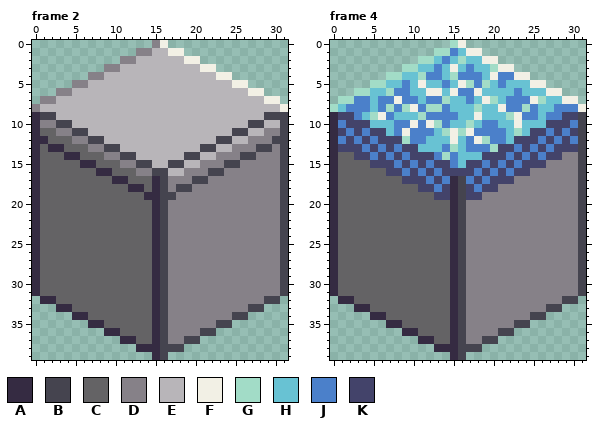
Two states of a pixel-art file, layer2/rendering/assets/iso/tiles.aseprite. This is how it looked before the edit.
32x40 pixels, 4 frames. Shown: frame 2, frame 4.
Palette (. is transparent): A #352b42  B #45444f  C #646365  D #868188  E #b8b5b9  F #f2f0e5  G #a2dcc7  H #68c2d3  J #4b80ca  K #43436a
Pixels before, frame 2, first column x 0:
 0 ...............DF...............
 1 .............DDEEFF.............
 2 ...........DDEEEEEEFF...........
 3 .........DDEEEEEEEEEEFF.........
 4 .......DDEEEEEEEEEEEEEEFF.......
 5 .....DDEEEEEEEEEEEEEEEEEEFF.....
 6 ...DDEEEEEEEEEEEEEEEEEEEEEEFF...
 7 .DDEEEEEEEEEEEEEEEEEEEEEEEEEEFF.
 8 DEEEEEEEEEEEEEEEEEEEEEEEEEEEEEEF
 9 ABBEEEEEEEEEEEEEEEEEEEEEEEEEEBBB
10 ADDBBEEEEEEEEEEEEEEEEEEEEEEBBEEB
11 ACCDDBBEEEEEEEEEEEEEEEEEEBBEEDDB
12 AACCCDDBBEEEEEEEEEEEEEEBBEEDDDBB
13 ACAACCCDDBBEEEEEEEEEEBBEEDDDBBDB
14 ACCCAACCCDDBBEEEEEEBBEEDDDBBDDDB
15 ACCCCCAACCCDDBBEEBBEEDDDBBDDDDDB
16 ACCCCCCCAACCCDDBBEEDDDBBDDDDDDDB
17 ACCCCCCCCCAACCCABDDDBBDDDDDDDDDB
18 ACCCCCCCCCCCAACABDBBDDDDDDDDDDDB
19 ACCCCCCCCCCCCCAABBDDDDDDDDDDDDDB
20 ACCCCCCCCCCCCCCABDDDDDDDDDDDDDDB
21 ACCCCCCCCCCCCCCABDDDDDDDDDDDDDDB
22 ACCCCCCCCCCCCCCABDDDDDDDDDDDDDDB
23 ACCCCCCCCCCCCCCABDDDDDDDDDDDDDDB
24 ACCCCCCCCCCCCCCABDDDDDDDDDDDDDDB
25 ACCCCCCCCCCCCCCABDDDDDDDDDDDDDDB
26 ACCCCCCCCCCCCCCABDDDDDDDDDDDDDDB
27 ACCCCCCCCCCCCCCABDDDDDDDDDDDDDDB
28 ACCCCCCCCCCCCCCABDDDDDDDDDDDDDDB
29 ACCCCCCCCCCCCCCABDDDDDDDDDDDDDDB
30 ACCCCCCCCCCCCCCABDDDDDDDDDDDDDDB
31 ACCCCCCCCCCCCCCABDDDDDDDDDDDDDDB
32 .AACCCCCCCCCCCCABDDDDDDDDDDDDBB.
33 ...AACCCCCCCCCCABDDDDDDDDDDBB...
34 .....AACCCCCCCCABDDDDDDDDBB.....
35 .......AACCCCCCABDDDDDDBB.......
36 .........AACCCCABDDDDBB.........
37 ...........AACCABDDBB...........
38 .............AAABBB.............
39 ...............AB...............
Pixels before, frame 4, first column x 0:
 0 ...............GF...............
 1 .............GGJHFF.............
 2 ...........GGHJHGHHFF...........
 3 .........GGHHJHFHJHHGFF.........
 4 .......GGHHGJJHGJJJHFJJFF.......
 5 .....GGHHJHFHHJHFGJGHJHHHFF.....
 6 ...GGHHGJJHHFFHFJJFHHHHJHHHFF...
 7 .GGJJHJJFJJHJJGHHJHFGHJJJFGHHFF.
 8 GHJJJHJGJGFJGGJHHHGHHFJJGJHHJJJF
 9 AKKJHGFJHHHGJJJJHHFHHHGFJJHJJKKB
10 AJKKKHHHJJFJFGJHHGHJJHHFHHHKKKJB
11 AKJKJKKHJFJJJHGFGFJJJJHGHKKJKJKB
12 AJKJKJKKKGJJHHHFHJFGJJHKKKJKJKJB
13 AKKKJKJKJKKHHHJGHJJJGKKJKJKJKKKB
14 ACCKKJKJKJKKKJGJHHHKKKJKJKJKKDDB
15 ACCCCKKKJKJKJKKJHKKJKJKJKKKDDDDB
16 ACCCCCCKKJKJKJKKKKJKJKJKKDDDDDDB
17 ACCCCCCCCKKKJKJABJKJKKKDDDDDDDDB
18 ACCCCCCCCCCKKJKABKJKKDDDDDDDDDDB
19 ACCCCCCCCCCCCKKABKKDDDDDDDDDDDDB
20 ACCCCCCCCCCCCCCABDDDDDDDDDDDDDDB
21 ACCCCCCCCCCCCCCABDDDDDDDDDDDDDDB
22 ACCCCCCCCCCCCCCABDDDDDDDDDDDDDDB
23 ACCCCCCCCCCCCCCABDDDDDDDDDDDDDDB
24 ACCCCCCCCCCCCCCABDDDDDDDDDDDDDDB
25 ACCCCCCCCCCCCCCABDDDDDDDDDDDDDDB
26 ACCCCCCCCCCCCCCABDDDDDDDDDDDDDDB
27 ACCCCCCCCCCCCCCABDDDDDDDDDDDDDDB
28 ACCCCCCCCCCCCCCABDDDDDDDDDDDDDDB
29 ACCCCCCCCCCCCCCABDDDDDDDDDDDDDDB
30 ACCCCCCCCCCCCCCABDDDDDDDDDDDDDDB
31 ACCCCCCCCCCCCCCABDDDDDDDDDDDDDDB
32 .AACCCCCCCCCCCCABDDDDDDDDDDDDBB.
33 ...AACCCCCCCCCCABDDDDDDDDDDBB...
34 .....AACCCCCCCCABDDDDDDDDBB.....
35 .......AACCCCCCABDDDDDDBB.......
36 .........AACCCCABDDDDBB.........
37 ...........AACCABDDBB...........
38 .............AAABBB.............
39 ...............AB...............
The result:
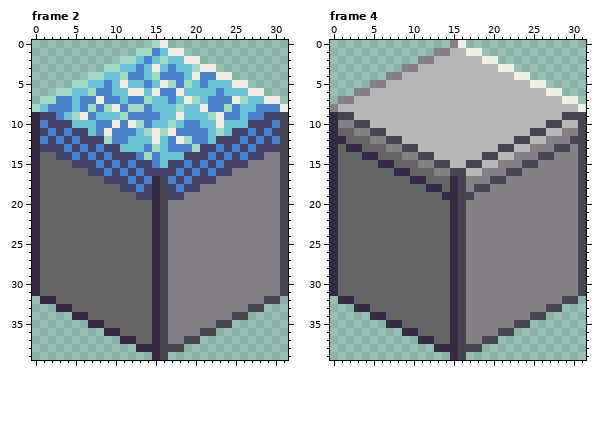
From the commit log: level ground
What changed:
Changed rows in their new state; - is an unchanged pixel.
Frame 2:
first column x 0:
 0 ---------------G---------------
 1 -------------GGJH--------------
 2 -----------GGHJHGHH------------
 3 ---------GGHHJHFHJHHG----------
 4 -------GGHHGJJHGJJJHFJJ--------
 5 -----GGHHJHFHHJHFGJGHJHHH------
 6 ---GGHHGJJHHFFHFJJFHHHHJHHH----
 7 -GGJJHJJFJJHJJGHHJHFGHJJJFGHH--
 8 GHJJJHJGJGFJGGJHHHGHHFJJGJHHJJJ
 9 -KKJHGFJHHHGJJJJHHFHHHGFJJHJJKK
10 -JKKKHHHJJFJFGJHHGHJJHHFHHHKKKJ
11 -KJKJKKHJFJJJHGFGFJJJJHGHKKJKJK
12 -JKJKJKKKGJJHHHFHJFGJJHKKKJKJKJ
13 -KKKJKJKJKKHHHJGHJJJGKKJKJKJKKK
14 ---KKJKJKJKKKJGJHHHKKKJKJKJKK--
15 -----KKKJKJKJKKJHKKJKJKJKKK----
16 -------KKJKJKJKKKKJKJKJKK------
17 ---------KKKJKJ--JKJKKK--------
18 -----------KKJK--KJKK----------
19 -------------KK--KK------------
Frame 4:
first column x 0:
 0 ---------------D---------------
 1 -------------DDEE--------------
 2 -----------DDEEEEEE------------
 3 ---------DDEEEEEEEEEE----------
 4 -------DDEEEEEEEEEEEEEE--------
 5 -----DDEEEEEEEEEEEEEEEEEE------
 6 ---DDEEEEEEEEEEEEEEEEEEEEEE----
 7 -DDEEEEEEEEEEEEEEEEEEEEEEEEEE--
 8 DEEEEEEEEEEEEEEEEEEEEEEEEEEEEEE
 9 -BBEEEEEEEEEEEEEEEEEEEEEEEEEEBB
10 -DDBBEEEEEEEEEEEEEEEEEEEEEEBBEE
11 -CCDDBBEEEEEEEEEEEEEEEEEEBBEEDD
12 -ACCCDDBBEEEEEEEEEEEEEEBBEEDDDB
13 -CAACCCDDBBEEEEEEEEEEBBEEDDDBBD
14 ---CAACCCDDBBEEEEEEBBEEDDDBBD--
15 -----CAACCCDDBBEEBBEEDDDBBD----
16 -------CAACCCDDBBEEDDDBBD------
17 ---------CAACCC--DDDBBD--------
18 -----------CAAC--DBBD----------
19 -------------CA--BD------------
Where, in picture pixels (left, top, right, bottom), the same in both pictures:
changed: (32, 40, 280, 200)
changed: (330, 40, 578, 200)
